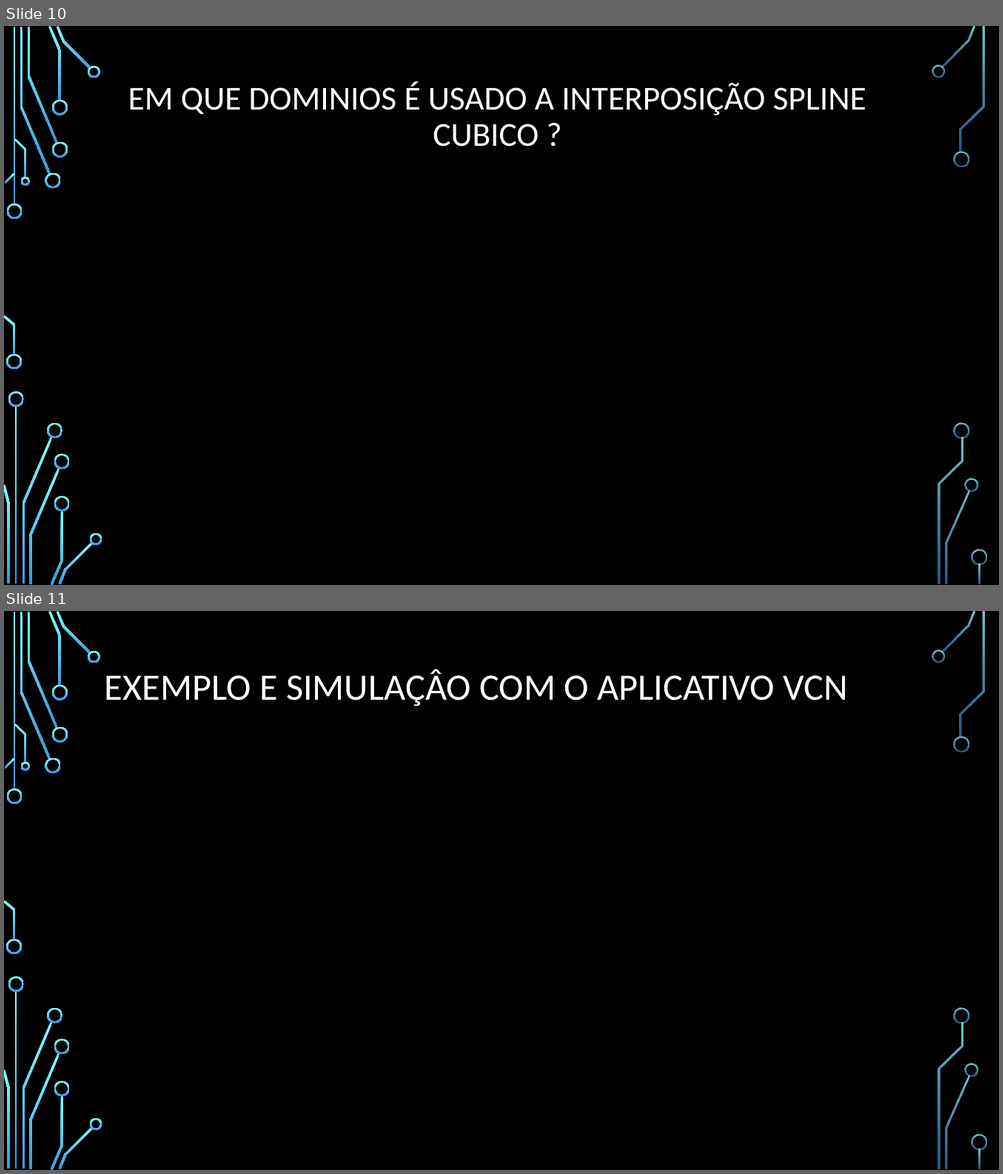
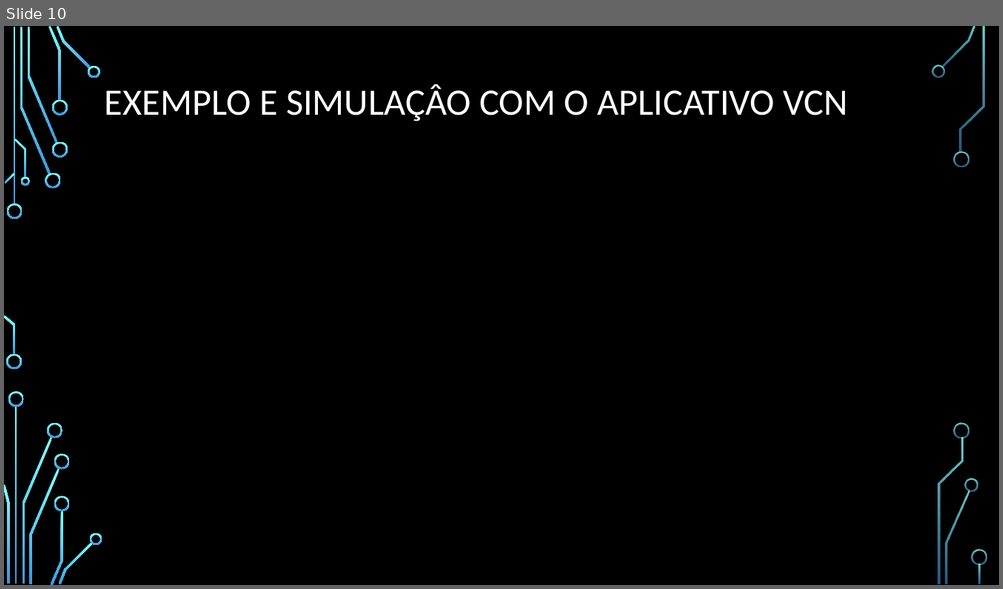
Before and after one commit to IbukunChife/AlgebraLine, a slide deck: RechercheInterpolaçãoSpline/InterpolaçãoSplineCubica.pptx. Shown one above the other, each under a label of ours: slides 10 and 11 before the commit, slide 10 after it. The pictures are 1003x1174 and 1003x589 pixels, drawn with LibreOffice and Linux fonts; fonts in the diff are those of the drawing; background and template pictures are left out. Boxes give left, top, right and bottom in pixels: in the first picture for what was removed or moved away, otherwise in the second. Text is boxed around its words. In the diff, an @@ line names an element or a change of style, - is before the commit and + after.

```diff
--- a/RechercheInterpolaçãoSpline/InterpolaçãoSplineCubica.pptx
+++ b/RechercheInterpolaçãoSpline/InterpolaçãoSplineCubica.pptx
@@ slide 10 removed at [4, 26, 999, 585], background picture (left out); not listed: 36 template elements that a slide beside it also shows @@
@@ title removed at [128, 82, 866, 147] @@
-EM QUE DOMINIOS É USADO A INTERPOSIÇÃO SPLINE CUBICO ?
@@ what was slide 11 is now slide 10 @@
```
Also in this commit, not shown: 2 slides changed.
